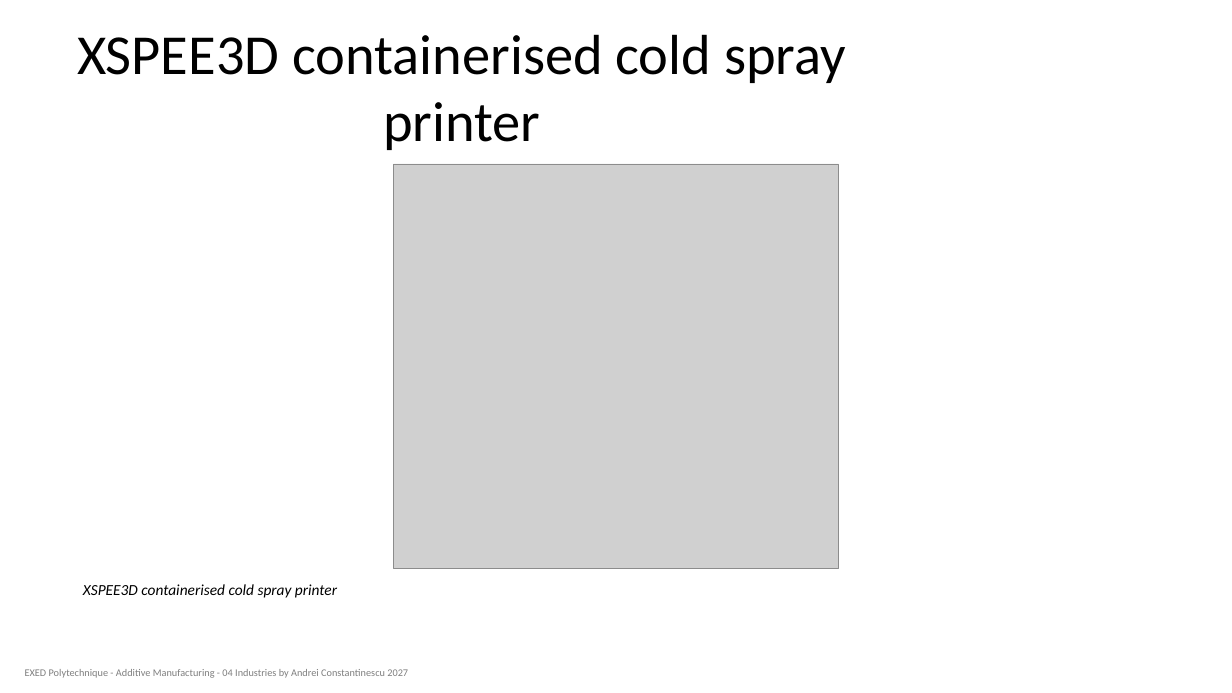
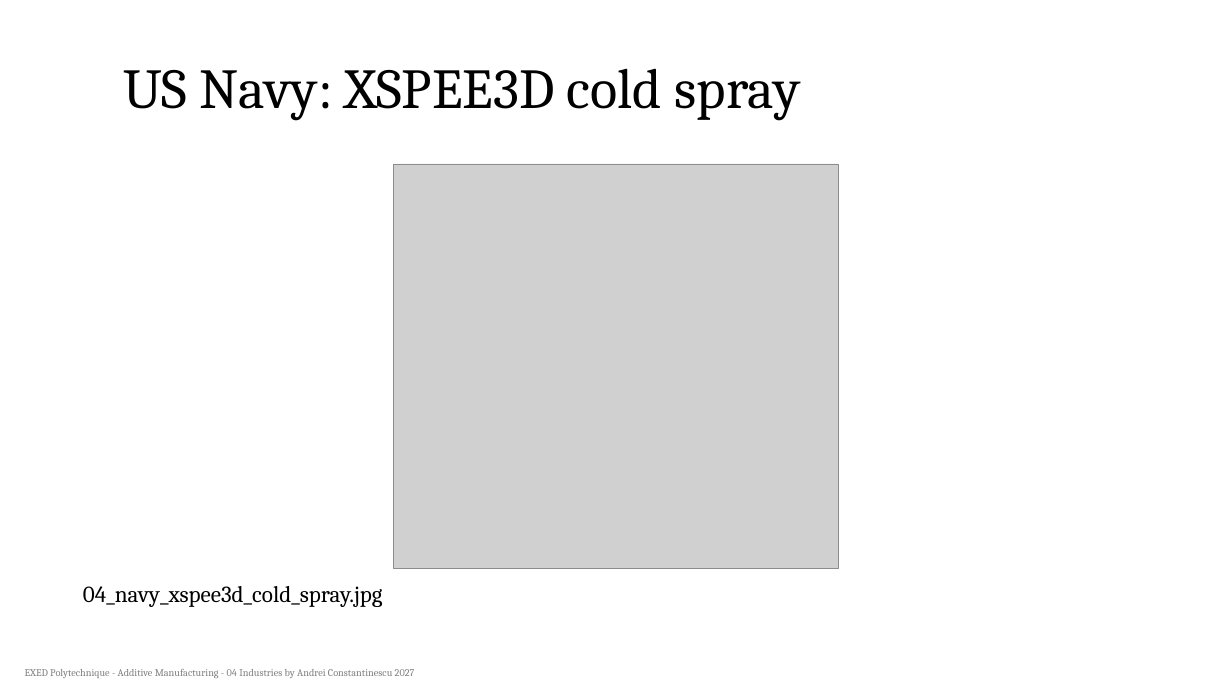
Before and after one commit to aconstant-lms/X-FabAdd, a slide deck: slide 12 of 04_industries/slides/04_am_repair_figures_test.pptx. Drawn at 1232x693 pixels with LibreOffice and Linux fonts; fonts in the diff are those of the drawing; grey boxes stand for pictures. Boxes give left, top, right and bottom in pixels: in the first picture for what was removed or moved away, otherwise in the second. Text is boxed around its words. In the diff, an @@ line names an element or a change of style, - is before the commit and + after.

```diff
--- a/04_industries/slides/04_am_repair_figures_test.pptx
+++ b/04_industries/slides/04_am_repair_figures_test.pptx
@@ title at (x1=123, y1=68, x2=801, y2=120): text changed; font Calibri to Cambria @@
-XSPEE3D containerised cold spray printer
+US Navy: XSPEE3D cold spray
@@ text at (x1=83, y1=586, x2=383, y2=607): text changed; size 12 to 18 pt; font Calibri to Cambria; italic off @@
-XSPEE3D containerised cold spray printer
+04_navy_xspee3d_cold_spray.jpg
@@ text "EXED Polytechnique - Additive Manufacturing ..." at (x1=25, y1=669, x2=415, y2=678): font Calibri to Cambria @@
```
Also in this commit, not shown: 14 other slides changed.
